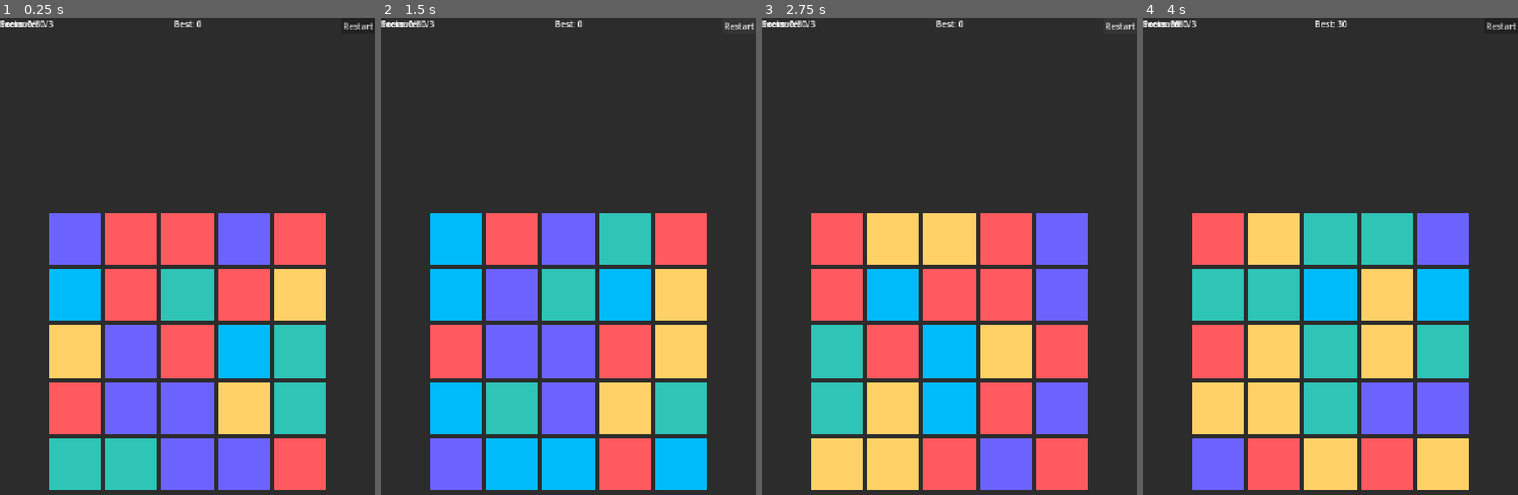
Above: before the commit, frames 1-4 (left to right).
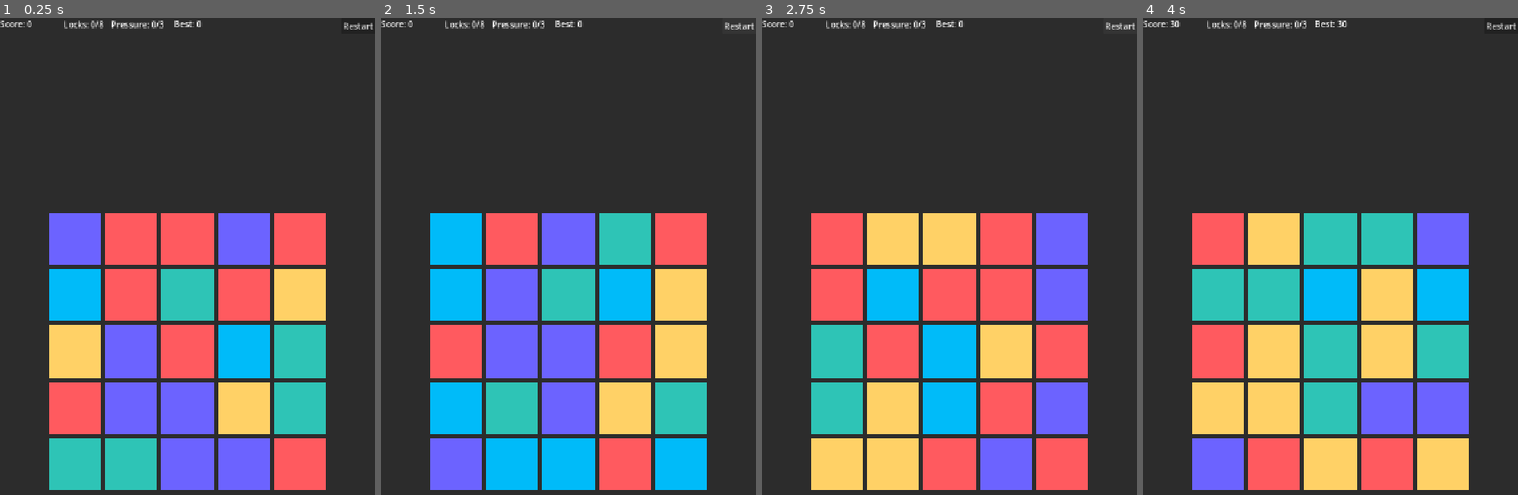
Above: after the commit, the same moments.

Repository: MerabTskhvedadze/echo-grid
Game: Godot game, scene res://scenes/main.tscn
Same seed, same stepped clock (60 frames per second), same inputs: the game is played once before the commit and once after it.
Inputs (mouse positions are in pixels of both pictures, inside the frame that each line leads up to):
- Up to frame 1 (0.25 s): no input
- Up to frame 2 (1.5 s): click "Restart" at 0.5 s; click "Restart" at 1.25 s
- Up to frame 3 (2.75 s): click "Restart" at 2 s
- Up to frame 4 (4 s): tap Enter at 2.75 s; drag from (1330, 351) to (1368, 204) at 2.77 s; drag from (1255, 385) to (1311, 485) at 3.52 s

The runs differ from the first frame. In frame 1, 0.4% of the frame differs, in the area x 0-44%, y 0-3%; in frame 2, 0.4%; in frame 3, 0.4%; in frame 4, 0.4%.

Commit message:
fix savedata errir

Diff:
--- a/scenes/main.tscn
+++ b/scenes/main.tscn
@@ -64,14 +64,18 @@
 
 [node name="PressureLabel" type="Label" parent="." unique_id=1308196065]
 layout_mode = 0
-offset_right = 40.0
-offset_bottom = 23.0
+offset_left = 213.0
+offset_top = 1.0
+offset_right = 314.0
+offset_bottom = 24.0
 text = "Pressure: 0/3"
 
 [node name="LocksLabel" type="Label" parent="." unique_id=1590120729]
 layout_mode = 0
-offset_right = 40.0
-offset_bottom = 23.0
+offset_left = 122.0
+offset_top = 1.0
+offset_right = 199.0
+offset_bottom = 24.0
 text = "Locks: 0/8"
 
 [node name="StatusLabel" type="Label" parent="." unique_id=1981172865]
